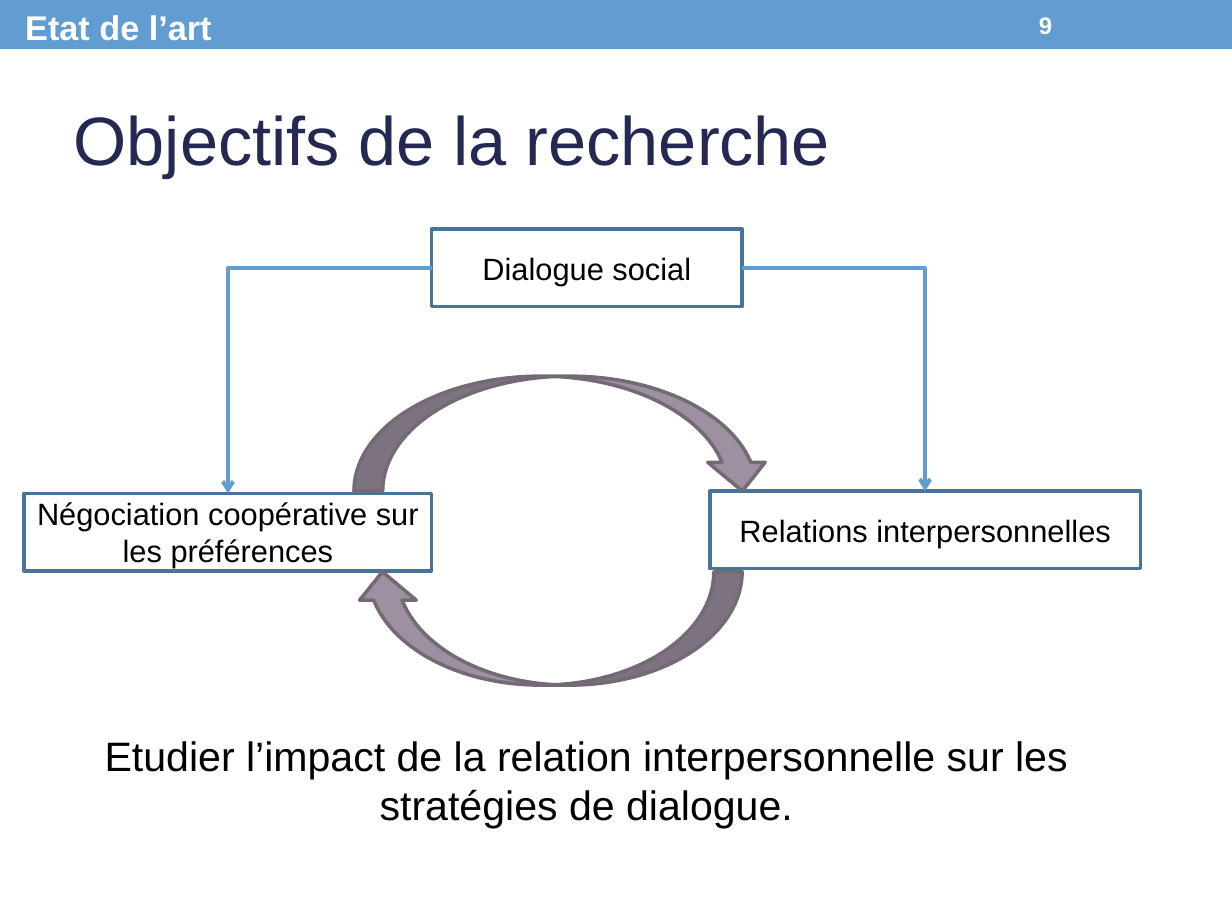
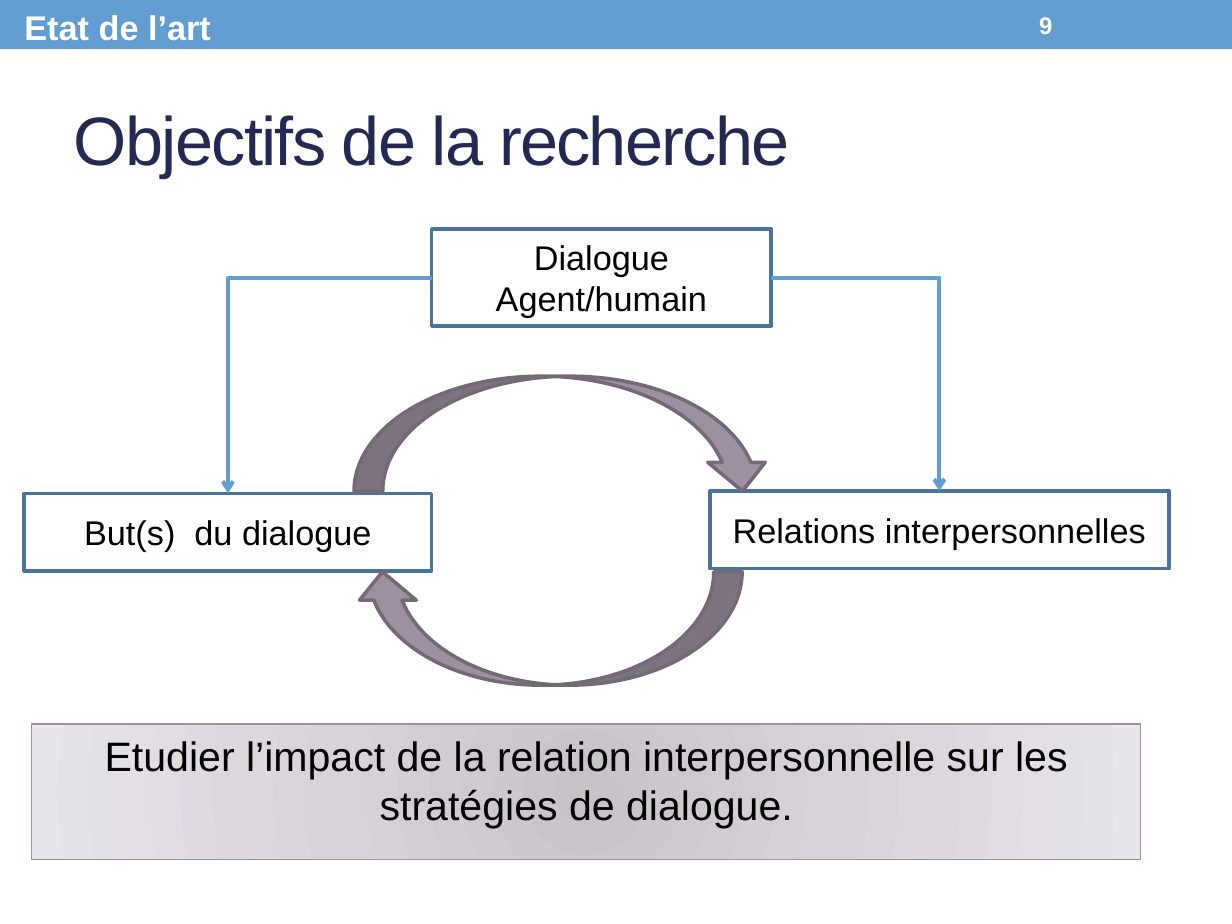
Before and after one commit to Olydia/Discolog, a slide deck: slide 9 of papers/Presentations/CPU_Presentation.pptx. Drawn at 1232x924 pixels with LibreOffice and Linux fonts; fonts in the diff are those of the drawing. Boxes give left, top, right and bottom in pixels: in the first picture for what was removed or moved away, otherwise in the second. Text is boxed around its words. In the diff, an @@ line names an element or a change of style, - is before the commit and + after.

```diff
--- a/papers/Presentations/CPU_Presentation.pptx
+++ b/papers/Presentations/CPU_Presentation.pptx
@@ title "Objectifs de la recherche" at bbox=[74, 115, 790, 178]: letter spacing 0 to -1 pt @@
@@ rectangle "Dialogue Agent/humain": place and size @@
-rectangle "Dialogue Agent/humain" at bbox=[431, 229, 742, 307]
+rectangle "Dialogue Agent/humain" at bbox=[431, 229, 771, 326]
@@ rectangle "Dialogue Agent/humain" at bbox=[431, 229, 771, 326]: outline #48749A 2.07 pt to #49749B 2.08 pt @@
@@ text in rectangle at bbox=[496, 245, 707, 318]: text changed; size 18 to 20 pt @@
-Dialogue social
+Dialogue Agent/humain
@@ elbow arrow moved from (431, 267) - (228, 493) to (431, 277) - (228, 493) @@
@@ elbow arrow (431, 277) - (228, 493): stroke #629DD1 2.24 pt to #629DD1 2.25 pt @@
@@ elbow arrow moved from (742, 269) - (925, 492) to (771, 277) - (940, 492) @@
@@ elbow arrow (771, 277) - (940, 492): stroke #629DD1 2.24 pt to #629DD1 2.25 pt @@
@@ rectangle "But(s) du dialogue" at bbox=[25, 493, 432, 570]: outline #48749A 2.07 pt to #49749B 2.08 pt @@
@@ rectangle "Relations interpersonnelles": place and size @@
-rectangle "Relations interpersonnelles" at bbox=[710, 492, 1141, 569]
+rectangle "Relations interpersonnelles" at bbox=[710, 492, 1169, 569]
@@ rectangle "Relations interpersonnelles" at bbox=[710, 492, 1169, 569]: size 18 to 20 pt; outline #48749A 2.07 pt to #49749B 2.08 pt @@
@@ text in rectangle at bbox=[84, 520, 371, 552]: text changed; size 18 to 20 pt @@
-Négociation coopérative sur les préférences
+But(s) du dialogue
@@ text "Etudier l’impact de la relation ...": place and size @@
-text "Etudier l’impact de la relation ..." at bbox=[105, 741, 1068, 828]
+text "Etudier l’impact de la relation ..." at bbox=[32, 724, 1141, 860]
@@ text "Etudier l’impact de la relation ..." at bbox=[32, 724, 1141, 860]: more space between paragraphs; fill none to gradient #C8C3CA to #D8D2D9 to #E9E6EA; outline none to #9D90A0 0.75 pt @@
```
Also in this commit, not shown: 27 other slides changed, 4 slides added, 1 slide removed, 8 other files.
